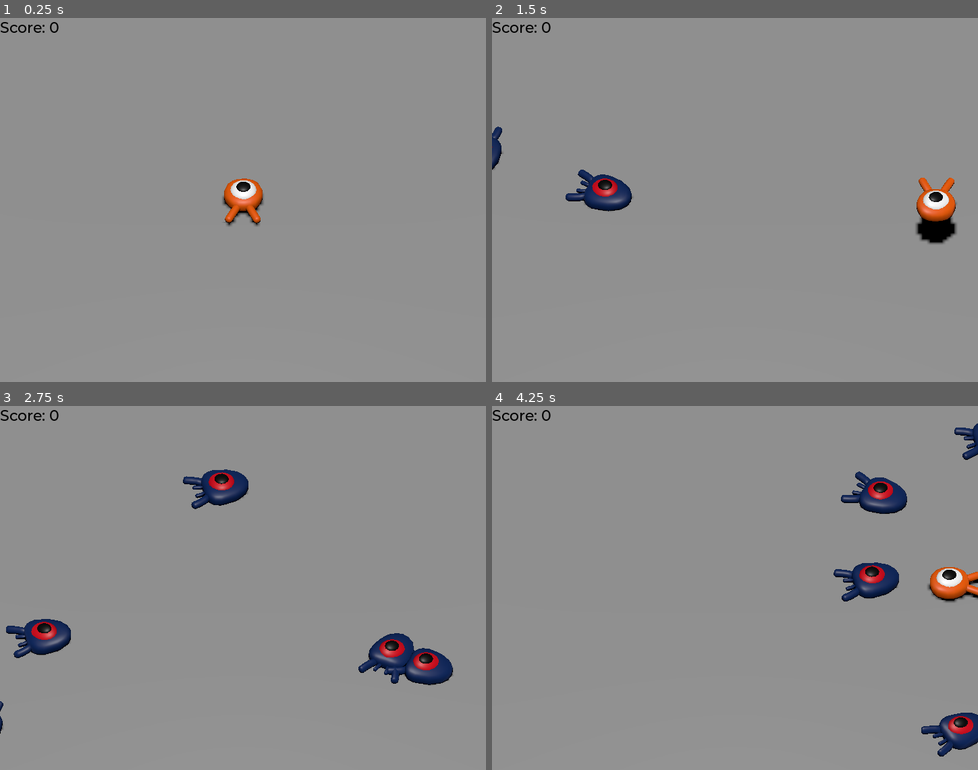
Above: before the commit, frames 1-4 (two rows, left to right).
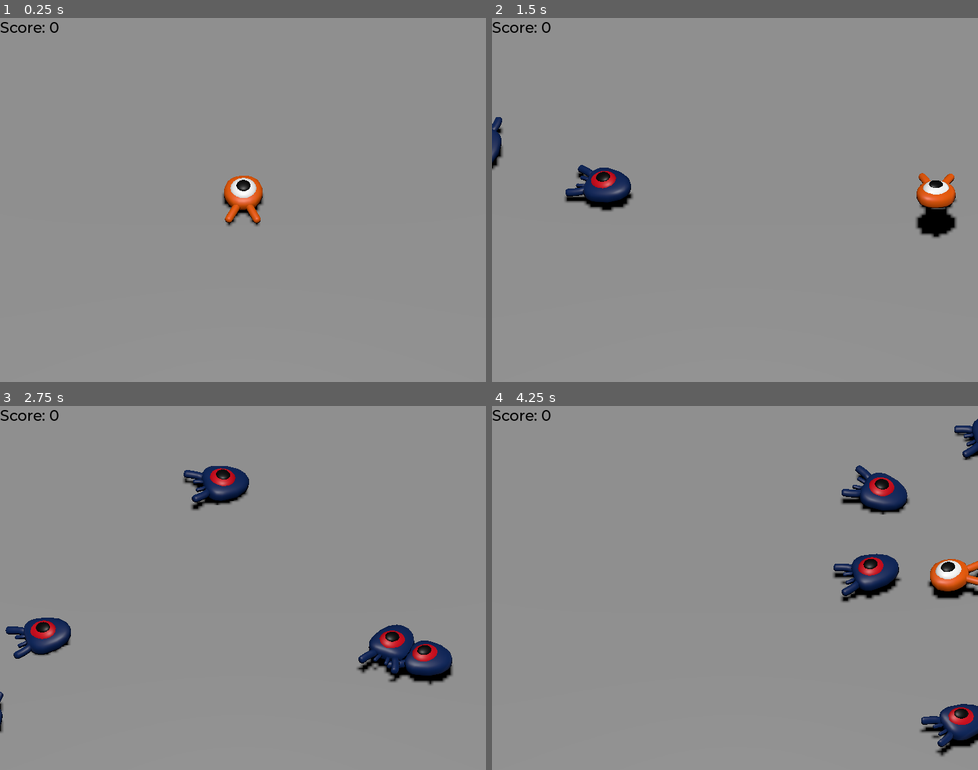
Above: after the commit, the same moments.

Repository: mdepinet/godot-3d-squash
Game: Godot game, scene res://main.tscn
Same seed, same stepped clock (60 frames per second), same inputs: the game is played once before the commit and once after it.
Inputs:
- Up to frame 1 (0.25 s): no input
- Up to frame 2 (1.5 s): hold Right (move_right) 0.53-1.28 s; tap Space (jump) at 0.6, 0.77, 1.07, 1.35 s; hold Down (move_back) from 1.28 s (still down)
- Up to frame 3 (2.75 s): tap Space (jump) at 1.52, 1.82, 2.1 s; release Down (move_back) at 2.03 s; hold Right (move_right) from 2.03 s (still down)
- Up to frame 4 (4.25 s): release Right (move_right) at 2.78 s; hold Up (move_forward) 2.78-3.53 s; tap Space (jump) at 2.85, 3.02, 3.32, 3.6, 3.77, 4.07 s; hold Left (move_left) from 3.53 s (still down)

The runs differ from the first frame. In frame 1, 0.3% of the frame differs, in the area x 45-55%, y 43-57%; in frame 2, 2.3%; in frame 3, 2.9%; in frame 4, 4.0%, in the area x 70-100%, y 3-97%.

Commit message:
Completed tutorial by adding animation

Diff:
--- a/Mob.gd
+++ b/Mob.gd
@@ -15,6 +15,7 @@
 	var random_speed = randi_range(min_speed, max_speed)
 	velocity = Vector3.FORWARD * random_speed
 	velocity = velocity.rotated(Vector3.UP, rotation.y)
+	$AnimationPlayer.speed_scale = random_speed / min_speed
 
 func squash():
 	squashed.emit()
--- a/mob.tscn
+++ b/mob.tscn
@@ -6,6 +6,40 @@
 [sub_resource type="CylinderShape3D" id="CylinderShape3D_e7mfo"]
 height = 1.0
 radius = 1.1
+
+[sub_resource type="Animation" id="Animation_7dclj"]
+resource_name = "float"
+length = 1.2
+loop_mode = 1
+tracks/0/type = "value"
+tracks/0/imported = false
+tracks/0/enabled = true
+tracks/0/path = NodePath("Pivot/Character:position")
+tracks/0/interp = 1
+tracks/0/loop_wrap = true
+tracks/0/keys = {
+"times": PackedFloat32Array(0.2, 0.7, 1.2),
+"transitions": PackedFloat32Array(0.378929, 2, 1),
+"update": 0,
+"values": [Vector3(0, 0, 0), Vector3(0, 0.65, 0), Vector3(0, 0.35, 0)]
+}
+tracks/1/type = "value"
+tracks/1/imported = false
+tracks/1/enabled = true
+tracks/1/path = NodePath("Pivot/Character:rotation")
+tracks/1/interp = 1
+tracks/1/loop_wrap = true
+tracks/1/keys = {
+"times": PackedFloat32Array(0.1, 0.5, 1.2),
+"transitions": PackedFloat32Array(0.378929, 0.466517, 1),
+"update": 0,
+"values": [Vector3(0, 0, 0), Vector3(0.139626, 0, 0), Vector3(-0.15708, 0, 0)]
+}
+
+[sub_resource type="AnimationLibrary" id="AnimationLibrary_n32wi"]
+_data = {
+"float": SubResource("Animation_7dclj")
+}
 
 [node name="Mob" type="CharacterBody3D" groups=["mob"]]
 collision_layer = 2
@@ -15,6 +49,7 @@
 [node name="Pivot" type="Node3D" parent="."]
 
 [node name="Character" parent="Pivot" instance=ExtResource("2_rl3o3")]
+transform = Transform3D(1, 0, 0, 0, 0.990042, 0.140773, 0, -0.140773, 0.990042, 0, 0.332356, 0)
 
 [node name="CollisionShape3D" type="CollisionShape3D" parent="."]
 transform = Transform3D(1, 0, 0, 0, 1, 0, 0, 0, 1, 0, 0.3, 0)
@@ -24,4 +59,10 @@
 transform = Transform3D(1, 0, 0, 0, 1, 0, 0, 0, 1, 0, 0.2, 0)
 aabb = AABB(-1.15, -0.511, -1.5, 2.3, 1.3, 3.5)
 
+[node name="AnimationPlayer" type="AnimationPlayer" parent="."]
+autoplay = "float"
+libraries = {
+"": SubResource("AnimationLibrary_n32wi")
+}
+
 [connection signal="screen_exited" from="VisibleOnScreenNotifier3D" to="." method="_on_visible_on_screen_notifier_3d_screen_exited"]
--- a/player.gd
+++ b/player.gd
@@ -26,6 +26,9 @@
 	if direction != Vector3.ZERO:
 		direction = direction.normalized()
 		$Pivot.look_at(position + direction, Vector3.UP)
+		$AnimationPlayer.speed_scale = 4
+	else:
+		$AnimationPlayer.speed_scale = 1
 
 	target_velocity.x = direction.x * speed
 	target_velocity.z = direction.z * speed
@@ -50,6 +53,8 @@
 	velocity = target_velocity
 	move_and_slide()
 
+	$Pivot.rotation.x = PI/6 * velocity.y / jump_impulse
+
 func die():
 	hit.emit()
 	queue_free()
--- a/player.tscn
+++ b/player.tscn
@@ -6,6 +6,68 @@
 [sub_resource type="CylinderShape3D" id="CylinderShape3D_pyfpm"]
 height = 1.0
 radius = 1.0
+
+[sub_resource type="Animation" id="Animation_k1xw4"]
+resource_name = "float"
+length = 1.2
+loop_mode = 1
+tracks/0/type = "value"
+tracks/0/imported = false
+tracks/0/enabled = true
+tracks/0/path = NodePath("Pivot/Character:position")
+tracks/0/interp = 1
+tracks/0/loop_wrap = true
+tracks/0/keys = {
+"times": PackedFloat32Array(0.2, 0.7, 1.2),
+"transitions": PackedFloat32Array(0.378929, 2, 1),
+"update": 0,
+"values": [Vector3(0, 0, 0), Vector3(0, 0.65, 0), Vector3(0, 0.35, 0)]
+}
+tracks/1/type = "value"
+tracks/1/imported = false
+tracks/1/enabled = true
+tracks/1/path = NodePath("Pivot/Character:rotation")
+tracks/1/interp = 1
+tracks/1/loop_wrap = true
+tracks/1/keys = {
+"times": PackedFloat32Array(0.1, 0.5, 1.2),
+"transitions": PackedFloat32Array(0.378929, 0.466517, 1),
+"update": 0,
+"values": [Vector3(0, 0, 0), Vector3(0.139626, 0, 0), Vector3(-0.15708, 0, 0)]
+}
+
+[sub_resource type="Animation" id="Animation_0gsmr"]
+length = 0.001
+tracks/0/type = "value"
+tracks/0/imported = false
+tracks/0/enabled = true
+tracks/0/path = NodePath("Pivot/Character:position")
+tracks/0/interp = 1
+tracks/0/loop_wrap = true
+tracks/0/keys = {
+"times": PackedFloat32Array(0),
+"transitions": PackedFloat32Array(1),
+"update": 0,
+"values": [Vector3(0, 0, 0)]
+}
+tracks/1/type = "value"
+tracks/1/imported = false
+tracks/1/enabled = true
+tracks/1/path = NodePath("Pivot/Character:rotation")
+tracks/1/interp = 1
+tracks/1/loop_wrap = true
+tracks/1/keys = {
+"times": PackedFloat32Array(0),
+"transitions": PackedFloat32Array(1),
+"update": 0,
+"values": [Vector3(0, 0, 0)]
+}
+
+[sub_resource type="AnimationLibrary" id="AnimationLibrary_billl"]
+_data = {
+"RESET": SubResource("Animation_0gsmr"),
+"float": SubResource("Animation_k1xw4")
+}
 
 [node name="Player" type="CharacterBody3D"]
 collision_mask = 6
@@ -18,3 +80,9 @@
 [node name="CollisionShape3D" type="CollisionShape3D" parent="."]
 transform = Transform3D(1, 0, 0, 0, 1, 0, 0, 0, 1, 0, 0.15, 0)
 shape = SubResource("CylinderShape3D_pyfpm")
+
+[node name="AnimationPlayer" type="AnimationPlayer" parent="."]
+autoplay = "float"
+libraries = {
+"": SubResource("AnimationLibrary_billl")
+}
Not shown: 1 places in mob.tscn that only renumber resources
Not shown: 1 places in player.tscn that only renumber resources
